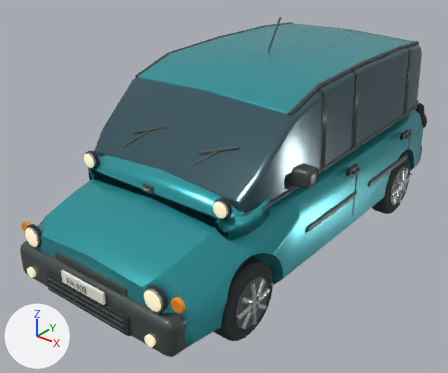
A saved change to the Blender file source_blender/Multum.blend.
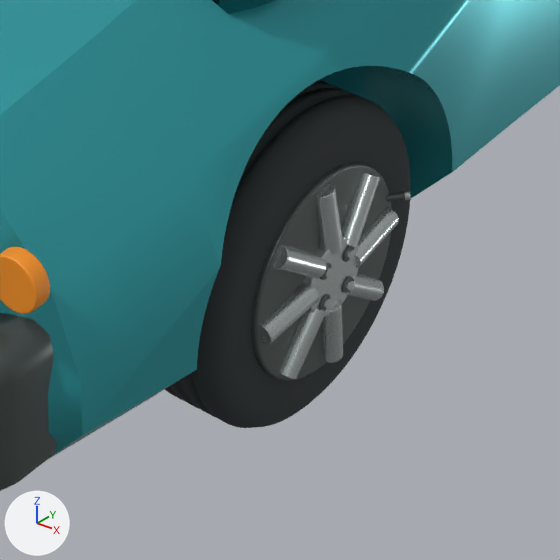
The first picture shows the older version from a 50 mm camera at (3.12, -4.38, 3.13) aimed at (-0.1, -0.36, 0.64). The close-ups show the older and then the newer version on the part from 39% to 69% of the width and 64% to 100% of the height of that picture. Only the edits that show in the close-ups are written down. Every picture has the same lights, and +X, +Y and +Z are marked at lower left.

The first close-up shows 'Däck.002', 'Front amber indicator.001', 'Front bumper', 'Rounded body and short bonnet', 'Wheel hub barrel.002', 'Wheel hub cap.002', 'Wheel hub spoke.016', 'Wheel hub spoke.017', 'Wheel hub spoke.018', 'Wheel hub spoke.019', 'Wheel hub spoke.020', 'Wheel hub spoke.021', 'Wheel hub spoke.022', 'Wheel hub spoke.023' and 11 more.
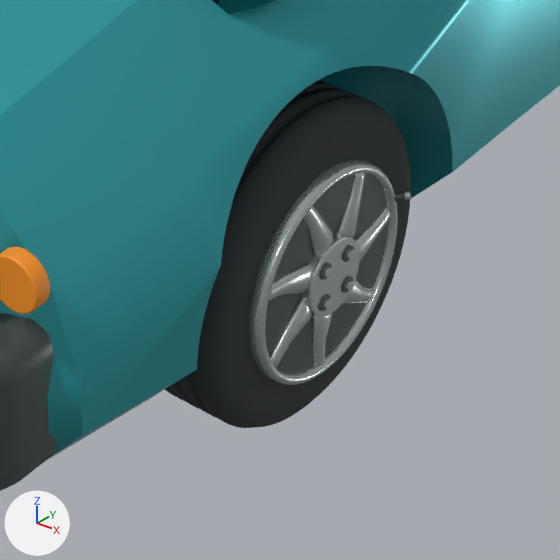
What differs and where, as boxes (x1, y1, x2, y2) in the close-ups (560 x 560 px):
'Alloy rim lip.002', added: after (249, 159, 398, 385)
'Wheel hub spoke.020', deleted: before (260, 284, 319, 345)
'Wheel hub spoke.021', deleted: before (279, 308, 326, 379)
'Wheel hub spoke.017', deleted: before (341, 172, 380, 248)
'Wheel hub spoke.018', deleted: before (315, 183, 343, 254)
'Wheel hub spoke.019', deleted: before (273, 245, 327, 279)
'Wheel hub spoke.016', deleted: before (355, 207, 399, 268)
'Wheel hub spoke.022', deleted: before (321, 300, 343, 363)
'Swept alloy spoke.018', added: after (270, 297, 312, 368)
'Swept alloy spoke.017', added: after (268, 262, 313, 301)
'Swept alloy spoke.015', added: after (335, 173, 366, 238)
'Swept alloy spoke.016', added: after (303, 206, 333, 256)
'Swept alloy spoke.019', added: after (312, 313, 332, 367)
'Wheel hub spoke.023', deleted: before (346, 274, 384, 301)
'Swept alloy spoke.014', added: after (355, 206, 391, 262)
'Swept alloy spoke.020', added: after (343, 279, 374, 304)

Diff of the bpy script that builds the scene:
```diff
--- a/source_blender/Multum.blend.py
+++ b/source_blender/Multum.blend.py
@@ ob_wheel_hub_spoke_016 @@
-ob_wheel_hub_spoke_016 = bpy.data.objects.new('Wheel hub spoke.016', me_cylinder_102)
@@ ob_wheel_hub_spoke_017 @@
-ob_wheel_hub_spoke_017 = bpy.data.objects.new('Wheel hub spoke.017', me_cylinder_103)
@@ ob_wheel_hub_spoke_018 @@
-ob_wheel_hub_spoke_018 = bpy.data.objects.new('Wheel hub spoke.018', me_cylinder_104)
@@ ob_wheel_hub_spoke_019 @@
-ob_wheel_hub_spoke_019 = bpy.data.objects.new('Wheel hub spoke.019', me_cylinder_105)
@@ ob_wheel_hub_spoke_020 @@
-ob_wheel_hub_spoke_020 = bpy.data.objects.new('Wheel hub spoke.020', me_cylinder_106)
@@ ob_wheel_hub_spoke_021 @@
-ob_wheel_hub_spoke_021 = bpy.data.objects.new('Wheel hub spoke.021', me_cylinder_107)
@@ ob_wheel_hub_spoke_022 @@
-ob_wheel_hub_spoke_022 = bpy.data.objects.new('Wheel hub spoke.022', me_cylinder_108)
@@ ob_wheel_hub_spoke_023 @@
-ob_wheel_hub_spoke_023 = bpy.data.objects.new('Wheel hub spoke.023', me_cylinder_109)
@@ ob_swept_alloy_spoke_020 @@
+ob_swept_alloy_spoke_020 = bpy.data.objects.new('Swept alloy spoke.020', me_swept_alloy_spoke_020)  # 80 vertices, 66 faces; spans x 0.891..0.923, y -1.2626..-1.1169, z 0.1645..0.2862; in mat_brushed_equipment_metal (light grey #c4cdcb)
+ob_swept_alloy_spoke_020.parent = ob_fait_multum
+ob_swept_alloy_spoke_020.location = (0.0, 0.0, 0.0)
@@ ob_swept_alloy_spoke_019 @@
+ob_swept_alloy_spoke_019 = bpy.data.objects.new('Swept alloy spoke.019', me_swept_alloy_spoke_019)  # 80 vertices, 66 faces; spans x 0.891..0.923, y -1.3247..-1.2667, z 0.1149..0.2628; in mat_brushed_equipment_metal (light grey #c4cdcb)
+ob_swept_alloy_spoke_019.parent = ob_fait_multum
+ob_swept_alloy_spoke_019.location = (0.0, 0.0, 0.0)
@@ ob_swept_alloy_spoke_018 @@
+ob_swept_alloy_spoke_018 = bpy.data.objects.new('Swept alloy spoke.018', me_swept_alloy_spoke_018)  # 80 vertices, 66 faces; spans x 0.891..0.923, y -1.4593..-1.3246, z 0.186..0.3159; in mat_brushed_equipment_metal (light grey #c4cdcb)
+ob_swept_alloy_spoke_018.parent = ob_fait_multum
+ob_swept_alloy_spoke_018.location = (0.0, 0.0, 0.0)
@@ ob_swept_alloy_spoke_017 @@
+ob_swept_alloy_spoke_017 = bpy.data.objects.new('Swept alloy spoke.017', me_swept_alloy_spoke_017)  # 80 vertices, 66 faces; spans x 0.891..0.923, y -1.48..-1.325, z 0.32..0.398; in mat_brushed_equipment_metal (light grey #c4cdcb)
+ob_swept_alloy_spoke_017.parent = ob_fait_multum
+ob_swept_alloy_spoke_017.location = (0.0, 0.0, 0.0)
@@ ob_swept_alloy_spoke_016 @@
+ob_swept_alloy_spoke_016 = bpy.data.objects.new('Swept alloy spoke.016', me_swept_alloy_spoke_016)  # 80 vertices, 66 faces; spans x 0.891..0.923, y -1.3744..-1.2667, z 0.3732..0.5141; in mat_brushed_equipment_metal (light grey #c4cdcb)
+ob_swept_alloy_spoke_016.parent = ob_fait_multum
+ob_swept_alloy_spoke_016.location = (0.0, 0.0, 0.0)
@@ ob_swept_alloy_spoke_015 @@
+ob_swept_alloy_spoke_015 = bpy.data.objects.new('Swept alloy spoke.015', me_swept_alloy_spoke_015)  # 80 vertices, 66 faces; spans x 0.891..0.923, y -1.263..-1.16, z 0.35..0.504; in mat_brushed_equipment_metal (light grey #c4cdcb)
+ob_swept_alloy_spoke_015.parent = ob_fait_multum
+ob_swept_alloy_spoke_015.location = (0.0, 0.0, 0.0)
@@ ob_swept_alloy_spoke_014 @@
+ob_swept_alloy_spoke_014 = bpy.data.objects.new('Swept alloy spoke.014', me_swept_alloy_spoke_014)  # 80 vertices, 66 faces; spans x 0.891..0.923, y -1.217..-1.077, z 0.29..0.3699; in mat_brushed_equipment_metal (light grey #c4cdcb)
+ob_swept_alloy_spoke_014.parent = ob_fait_multum
+ob_swept_alloy_spoke_014.location = (0.0, 0.0, 0.0)
@@ ob_alloy_rim_lip_002 @@
+ob_alloy_rim_lip_002 = bpy.data.objects.new('Alloy rim lip.002', me_alloy_rim_lip_002)  # 512 vertices, 448 faces; spans x 0.879..0.919, y -1.494..-1.066, z 0.104..0.532; in mat_brushed_equipment_metal (light grey #c4cdcb)
+ob_alloy_rim_lip_002.parent = ob_fait_multum
+ob_alloy_rim_lip_002.location = (0.0, 0.0, 0.0)
```
